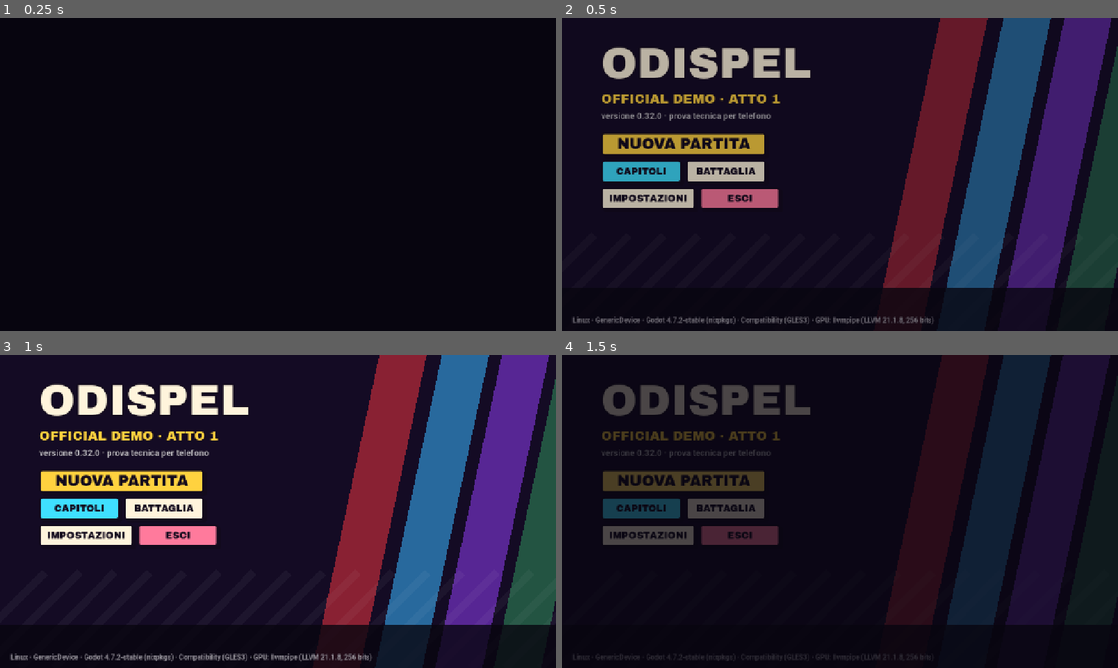
Above: before the commit, frames 1-4 (two rows, left to right).
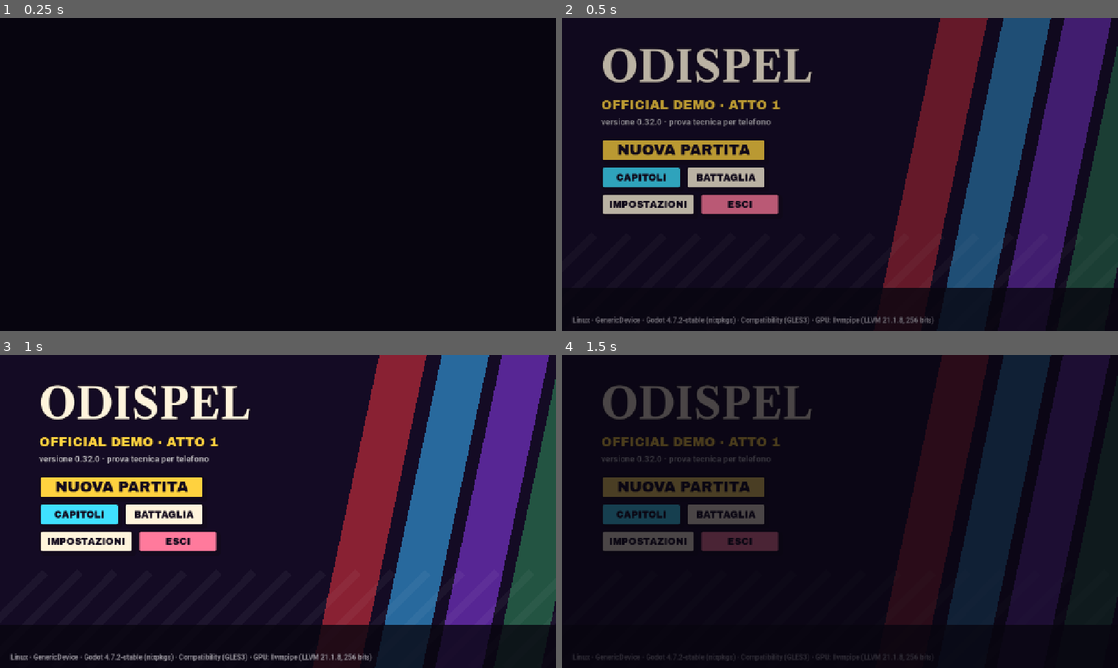
Above: after the commit, the same moments.

Repository: Gialloo/ODISPEL
Game: Godot game, scene res://scenes/main.tscn
The game is run twice, just before and just after one commit, with the same random seed, the same clock (stepped at 60 frames per second) and the same inputs.
Inputs (mouse positions are in pixels of both pictures, inside the frame that each line leads up to):
- Up to frame 1 (0.25 s): no input
- Up to frame 2 (0.5 s): no input
- Up to frame 3 (1 s): tap Enter at 0.5 s; move the mouse to (400, 495) at 0.52 s; hold D from 0.53 s (still down); tap E at 0.6 s; click (400, 495) at 0.67 s; tap Space at 0.77 s
- Up to frame 4 (1.5 s): tap Space at 1.07 s; release D at 1.25 s; click "NUOVA PARTITA" at 1.25 s

Frame 1 is identical in both runs. In frame 2, 8.9% of the frame differs, in the area x 7-45%, y 9-63%; in frame 3, 9.2%; in frame 4, 7.4%.

Commit message:
V3: font della bibbia (Merriweather, Libre Caslon), cupola magenta, shader riscaldati nel menu, tolto codice medievale, misura prestazioni

Diff:
--- a/scripts/v3/anime_builder.gd
+++ b/scripts/v3/anime_builder.gd
@@ -65,20 +65,6 @@
 	var z: Vector3 = x.cross(y).normalized()
 	mb.prism(Transform3D(Basis(x, y, z), a), r, r, (b - a).length(), 8, col)
 
-
-# Telo (mantello): sezioni piatte lungo un percorso, si allarga verso il fondo
-static func _sheet(mb: MeshBatch, pts: Array, widths: Array, th: float, side: Vector3, col: Color) -> void:
-	var secs: Array = []
-	for i in pts.size():
-		var p: Vector3 = pts[i]
-		var tg: Vector3 = ((pts[mini(i + 1, pts.size() - 1)] as Vector3) - (pts[maxi(i - 1, 0)] as Vector3)).normalized()
-		var sx: Vector3 = side.normalized()
-		var sz: Vector3 = tg.cross(sx).normalized()
-		secs.append([p, sx, sz, float(widths[i]), th])
-	mb.sweep(secs, 8, col, true, true, true)
-
-
-# ================================================================ busto
 
 static func torso(sp: Dictionary) -> MeshBatch:
 	var mb := MeshBatch.new()
@@ -409,12 +395,6 @@
 
 static func _hair(mb: MeshBatch, style: String, hair: Color, accent: Color, sp: Dictionary) -> void:
 	match style:
-		"knight":
-			# capelli verdi che escono dall'elmo: frangia sugli occhi e ciocche ai lati
-			_shell(mb, hair, 0.2, 0.03, 0.01)
-			_bangs(mb, hair, [-0.07, -0.04, -0.01, 0.025, 0.06], 0.2, 0.145, 0.03)
-			for s in [-1.0, 1.0]:
-				mb.lock(_hp(s * 0.11, 0.17, -0.03), _hp(s * 0.125, 0.11, -0.05), _hp(s * 0.115, 0.05, -0.06), 0.03, 0.014, Vector3.RIGHT, hair, true, 4)
 		"crew":
 			# corti sotto il berretto, basette
 			_shell(mb, hair, 0.19, 0.02, 0.008)
@@ -463,7 +443,7 @@
 			mb.ball(Transform3D(Basis(), _hp(0, 0.135, 0.115)), 0.022, accent.darkened(0.2), true, 4, 8)
 
 
-# ================================================================ copricapi (forti, alla Kingdom Hearts)
+# ================================================================ copricapi (silhouette forti, abiti di oggi)
 
 static func _hat(mb: MeshBatch, sp: Dictionary) -> void:
 	var kit: String = str(sp.get("kit", ""))
@@ -475,32 +455,6 @@
 			mb.sweep([_r(0.205 + HEAD_OFF, 0.13, 0.138, 0.012), _r(0.24 + HEAD_OFF, 0.133, 0.141, 0.012)], 18, beanie.darkened(0.2), true, false, false)
 			_shell(mb, beanie, 0.215, 0.04, 0.02)
 			mb.box(Transform3D(Basis(Vector3.UP, 0.4), _hp(0.1, 0.26, -0.085)), Vector3(0.03, 0.025, 0.006), accent, false)
-
-
-# Grata dell'elmo su bocca e mento
-static func _grate(mb: MeshBatch, metal: Color) -> void:
-	var cols: int = 12
-	var rows: int = 4
-	var grid: Array = []
-	for i in rows + 1:
-		var y: float = lerpf(-0.012, 0.072, float(i) / float(rows))
-		var row: Array = []
-		for j in cols + 1:
-			var phi: float = lerpf(-1.45, 1.45, float(j) / float(cols))
-			row.append(_head_pt(phi, y, 0.016))
-		grid.append(row)
-	for i in rows:
-		for j in cols:
-			var a: Array = grid[i][j]
-			var b: Array = grid[i + 1][j]
-			var c: Array = grid[i][j + 1]
-			var d: Array = grid[i + 1][j + 1]
-			mb._tri_smooth(a[0], b[0], c[0], a[1], b[1], c[1], metal, false)
-			mb._tri_smooth(c[0], b[0], d[0], c[1], b[1], d[1], metal, false)
-	for k in 5:
-		var x: float = lerpf(-0.06, 0.06, float(k) / 4.0)
-		_decal(mb, [Vector2(x - 0.004, 0.0), Vector2(x + 0.004, 0.0), Vector2(x + 0.004, 0.06), Vector2(x - 0.004, 0.06)], 0.02, Color(0.08, 0.06, 0.12, 0.6))
-	_decal(mb, [Vector2(-0.085, 0.07), Vector2(0.085, 0.07), Vector2(0.085, 0.077), Vector2(-0.085, 0.077)], 0.02, Color(0.08, 0.06, 0.12, 0.6))
 
 
 # ================================================================ braccia e gambe
--- a/scripts/v3/area.gd
+++ b/scripts/v3/area.gd
@@ -662,8 +662,9 @@
 			var b0: float = TAU * float(j) / float(segs)
 			var b1: float = TAU * float(j + 1) / float(segs)
 			var p := func(a: float, b: float) -> Vector3: return Vector3(cos(a) * cos(b) * r, sin(a) * r * 0.75, cos(a) * sin(b) * r - 20.0)
-			var c0 := Color(1.0, 0.24, 0.55, 0.28 - 0.2 * float(i) / float(rings))
-			var c1 := Color(1.0, 0.24, 0.55, 0.28 - 0.2 * float(i + 1) / float(rings))
+			# la cupola e' magenta rituale #E83DCE, il colore della magia (palette dell'IP)
+			var c0 := Color(0.91, 0.24, 0.81, 0.28 - 0.2 * float(i) / float(rings))
+			var c1 := Color(0.91, 0.24, 0.81, 0.28 - 0.2 * float(i + 1) / float(rings))
 			v.append_array([p.call(a0, b0), p.call(a1, b0), p.call(a1, b1), p.call(a0, b0), p.call(a1, b1), p.call(a0, b1)])
 			c.append_array([c0, c1, c1, c0, c1, c0])
 	var arr: Array = []
--- a/scripts/v3/banter.gd
+++ b/scripts/v3/banter.gd
@@ -154,9 +154,9 @@
 	var vb := VBoxContainer.new()
 	vb.add_theme_constant_override("separation", 0)
 	vb.mouse_filter = Control.MOUSE_FILTER_IGNORE
-	var name_l := Ui.label(str(CastVisual.CAST.get(who, {}).get("name", who)).to_upper(), 18, col.darkened(0.25), Ui.display())
+	var name_l := Ui.label(str(CastVisual.CAST.get(who, {}).get("name", who)).to_upper(), 19, col.darkened(0.25), Ui.names())
 	vb.add_child(name_l)
-	var t := Ui.label(text, 22 if Ui.is_touch() else 20, Ui.INK)
+	var t := Ui.label(text, 22 if Ui.is_touch() else 20, Ui.INK, Ui.story())
 	t.autowrap_mode = TextServer.AUTOWRAP_WORD_SMART
 	t.custom_minimum_size = Vector2(420, 0)
 	vb.add_child(t)
--- a/scripts/v3/broken_cam.gd
+++ b/scripts/v3/broken_cam.gd
@@ -86,15 +86,25 @@
 func _ready() -> void:
 	layer = 5          # sopra il 3D, sotto l'interfaccia della battaglia (10)
 	_mat = ShaderMaterial.new()
-	var sh := Shader.new()
-	sh.code = SHADER
-	_mat.shader = sh
+	_mat.shader = shader()
 	_rect = ColorRect.new()
 	_rect.material = _mat
 	_rect.mouse_filter = Control.MOUSE_FILTER_IGNORE
 	Ui.place(_rect, 0, 0, 1, 1)
 	_rect.visible = false
 	add_child(_rect)
+
+
+# Lo shader si compila una volta sola per tutta la partita (prima se ne creava uno nuovo a ogni battaglia,
+# e il telefono lo ricompilava proprio quando la telecamera si incrinava: un piccolo scatto nel momento piu' forte)
+static var _shader: Shader = null
+
+
+static func shader() -> Shader:
+	if _shader == null:
+		_shader = Shader.new()
+		_shader.code = SHADER
+	return _shader
 
 
 # 0 = sopra il 50% · 1 = incrinata (50%..25%) · 2 = rotta (sotto il 25%)
--- a/scripts/v3/dialog_box.gd
+++ b/scripts/v3/dialog_box.gd
@@ -66,9 +66,9 @@
 	_box.draw.connect(_draw_box)
 	Ui.place(_box, 0, 0, 1, 1)
 	_stage.add_child(_box)
-	_name = Ui.label("", 34, Ui.INK, Ui.display())
+	_name = Ui.label("", 34, Ui.INK, Ui.names())
 	_stage.add_child(_name)
-	_text = Ui.label("", 30 if Ui.is_touch() else 27, Ui.CREAM)
+	_text = Ui.label("", 29 if Ui.is_touch() else 26, Ui.CREAM, Ui.story())
 	_text.autowrap_mode = TextServer.AUTOWRAP_WORD_SMART
 	_text.vertical_alignment = VERTICAL_ALIGNMENT_TOP
 	_stage.add_child(_text)
--- a/scripts/v3/main.gd
+++ b/scripts/v3/main.gd
@@ -46,6 +46,8 @@
 		if str(a).begins_with("--screen="):
 			screen = str(a).substr(9)
 	go(screen)
+	if DisplayServer.get_name() != "headless":
+		add_child(ShaderWarmup.new())
 
 
 func _process(_delta: float) -> void:
--- a/scripts/v3/menu.gd
+++ b/scripts/v3/menu.gd
@@ -25,7 +25,7 @@
 	Ui.place(col, 0.07, 0.07, 0.62, 0.93, 0, 0, 0, 0)
 	col.add_theme_constant_override("separation", 10)
 	add_child(col)
-	var title := Ui.label(GameConfig.TITLE, 100, Ui.CREAM, Ui.display(), 14)
+	var title := Ui.label(GameConfig.TITLE, 100, Ui.CREAM, Ui.names(), 14)
 	col.add_child(title)
 	var sub := Ui.label(GameConfig.SUBTITLE, 30, Ui.YELLOW, Ui.display(), 8)
 	col.add_child(sub)
--- /dev/null
+++ b/scripts/v3/shader_warmup.gd
@@ -0,0 +1,60 @@
+class_name ShaderWarmup
+extends SubViewport
+
+# FLUIDITA': sul telefono (GLES3) uno shader si compila la prima volta che compare a schermo, e quel fotogramma scatta.
+# Senza riscaldamento gli scatti cadevano sul primo colpo (lampo bianco), sul primo bagliore e sulla prima telecamera incrinata.
+# Qui si disegnano una volta tutti i materiali del gioco in una vista minuscola e invisibile, mentre si e' nel menu.
+
+const FRAMES: int = 3
+
+
+func _ready() -> void:
+	size = Vector2i(64, 64)
+	own_world_3d = true
+	transparent_bg = true
+	render_target_update_mode = SubViewport.UPDATE_ALWAYS
+	var cam := Camera3D.new()
+	cam.position = Vector3(0, 0, 3)
+	add_child(cam)
+	cam.current = true
+	var mats: Array = [Toon.body(), Toon.ink(), Toon.ink_grow(), Toon.glow(), Toon.shadow(), Toon.hit_flash(),
+		Toon.body_tex(load("res://icon.png") as Texture2D)]
+	var x: float = -1.2
+	for m in mats:
+		var mi := MeshInstance3D.new()
+		mi.mesh = _quad()
+		mi.material_override = m
+		mi.position = Vector3(x, 0, 0)
+		x += 0.4
+		add_child(mi)
+	# lo shader della telecamera rotta e' 2D: un rettangolo nella stessa vista
+	var cr := ColorRect.new()
+	var cm := ShaderMaterial.new()
+	cm.shader = BrokenCam.shader()
+	cr.material = cm
+	cr.size = Vector2(32, 32)
+	add_child(cr)
+	for i in FRAMES:
+		await RenderingServer.frame_post_draw
+	queue_free()
+
+
+# Un quadrato con vertici, normali, colori e UV, come le mesh vere del gioco
+static func _quad() -> ArrayMesh:
+	var v := PackedVector3Array([Vector3(-0.15, -0.15, 0), Vector3(0.15, -0.15, 0), Vector3(0.15, 0.15, 0),
+		Vector3(-0.15, -0.15, 0), Vector3(0.15, 0.15, 0), Vector3(-0.15, 0.15, 0)])
+	var n := PackedVector3Array()
+	var c := PackedColorArray()
+	var uv := PackedVector2Array([Vector2(0, 1), Vector2(1, 1), Vector2(1, 0), Vector2(0, 1), Vector2(1, 0), Vector2(0, 0)])
+	for i in 6:
+		n.append(Vector3.BACK)
+		c.append(Color(1, 1, 1, 0.5))
+	var arr: Array = []
+	arr.resize(Mesh.ARRAY_MAX)
+	arr[Mesh.ARRAY_VERTEX] = v
+	arr[Mesh.ARRAY_NORMAL] = n
+	arr[Mesh.ARRAY_COLOR] = c
+	arr[Mesh.ARRAY_TEX_UV] = uv
+	var m := ArrayMesh.new()
+	m.add_surface_from_arrays(Mesh.PRIMITIVE_TRIANGLES, arr)
+	return m
--- a/scripts/v3/ui.gd
+++ b/scripts/v3/ui.gd
@@ -34,6 +34,15 @@
 
 static func body() -> Font:
 	return _font("Roboto-Bold.ttf")
+
+
+# Tipografia scelta dall'autore (13/10): Merriweather per dialoghi e descrizioni, Libre Caslon per il titolo e i nomi
+static func story() -> Font:
+	return _font("Merriweather-Bold.ttf")
+
+
+static func names() -> Font:
+	return _font("LibreCaslonText-Bold.ttf")
 
 
 static func is_touch() -> bool:
--- /dev/null
+++ b/tools/v3_prestazioni.gd
@@ -0,0 +1,55 @@
+extends SceneTree
+
+# Misura il costo di ogni area e di ogni arena di battaglia: chiamate di disegno, primitive, oggetti, nodi,
+# tempo medio di un fotogramma (CPU) e tempo di caricamento. Non e' un telefono vero, ma i numeri si confrontano tra versioni.
+# Uso: xvfb-run -a godot --path . --resolution 1280x720 -s tools/v3_prestazioni.gd
+
+var main: Node
+
+
+func _init() -> void:
+	Story.save_path = "user://salvataggio_prova.cfg"
+	Settings.ensure_loaded()
+	main = load("res://scenes/main.tscn").instantiate()
+	root.add_child(main)
+	_run()
+
+
+func _frames(n: int) -> void:
+	for i in n:
+		await process_frame
+
+
+func _measure(label: String, screen: String, args: Dictionary) -> void:
+	var t0: int = Time.get_ticks_msec()
+	main.go(screen, args)
+	while main.get("_busy"):
+		await process_frame
+	var load_ms: int = Time.get_ticks_msec() - t0
+	await _frames(20)
+	var dc: float = 0.0
+	var prim: float = 0.0
+	var obj: float = 0.0
+	var proc: float = 0.0
+	var n: int = 30
+	Engine.max_fps = 0
+	var w0: int = Time.get_ticks_usec()
+	for i in n:
+		await process_frame
+		dc += Performance.get_monitor(Performance.RENDER_TOTAL_DRAW_CALLS_IN_FRAME)
+		prim += Performance.get_monitor(Performance.RENDER_TOTAL_PRIMITIVES_IN_FRAME)
+		obj += Performance.get_monitor(Performance.RENDER_TOTAL_OBJECTS_IN_FRAME)
+	proc = float(Time.get_ticks_usec() - w0) / 1000000.0
+	Engine.max_fps = GameConfig.MAX_FPS
+	print("MISURA %-28s carico %5d ms | draw %6.0f | primitive %8.0f | oggetti %5.0f | nodi %5d | fotogramma %.2f ms | mem %.0f MB" % [
+		label, load_ms, dc / n, prim / n, obj / n, int(Performance.get_monitor(Performance.OBJECT_NODE_COUNT)), proc / n * 1000.0,
+		Performance.get_monitor(Performance.MEMORY_STATIC) / 1048576.0])
+
+
+func _run() -> void:
+	await _frames(10)
+	for id in (Story.data().get("aree", {}) as Dictionary):
+		await _measure("area " + str(id), "area", {"area": str(id), "resume": {"pos": Vector3(0, 0.14, 0)}})
+	for ar in ["strada", "anomalia_rossa", "anomalia_blu", "anomalia_verde", "caveau", "tangenziale"]:
+		await _measure("battaglia " + ar, "battle", {"boss": "distributore", "visual": "distributore", "arena": ar})
+	quit()
Binary file added: assets/fonts/LibreCaslonText-Bold.ttf
Not shown, added: assets/fonts/LibreCaslonText-Bold.ttf.import
Binary file added: assets/fonts/Merriweather-Bold.ttf
Not shown, added: assets/fonts/Merriweather-Bold.ttf.import
Not shown, added: assets/fonts/OFL-LibreCaslon.txt
Not shown, added: assets/fonts/OFL-Merriweather.txt
Not shown, added: scripts/v3/shader_warmup.gd.uid
Not shown, added: tools/v3_prestazioni.gd.uid
